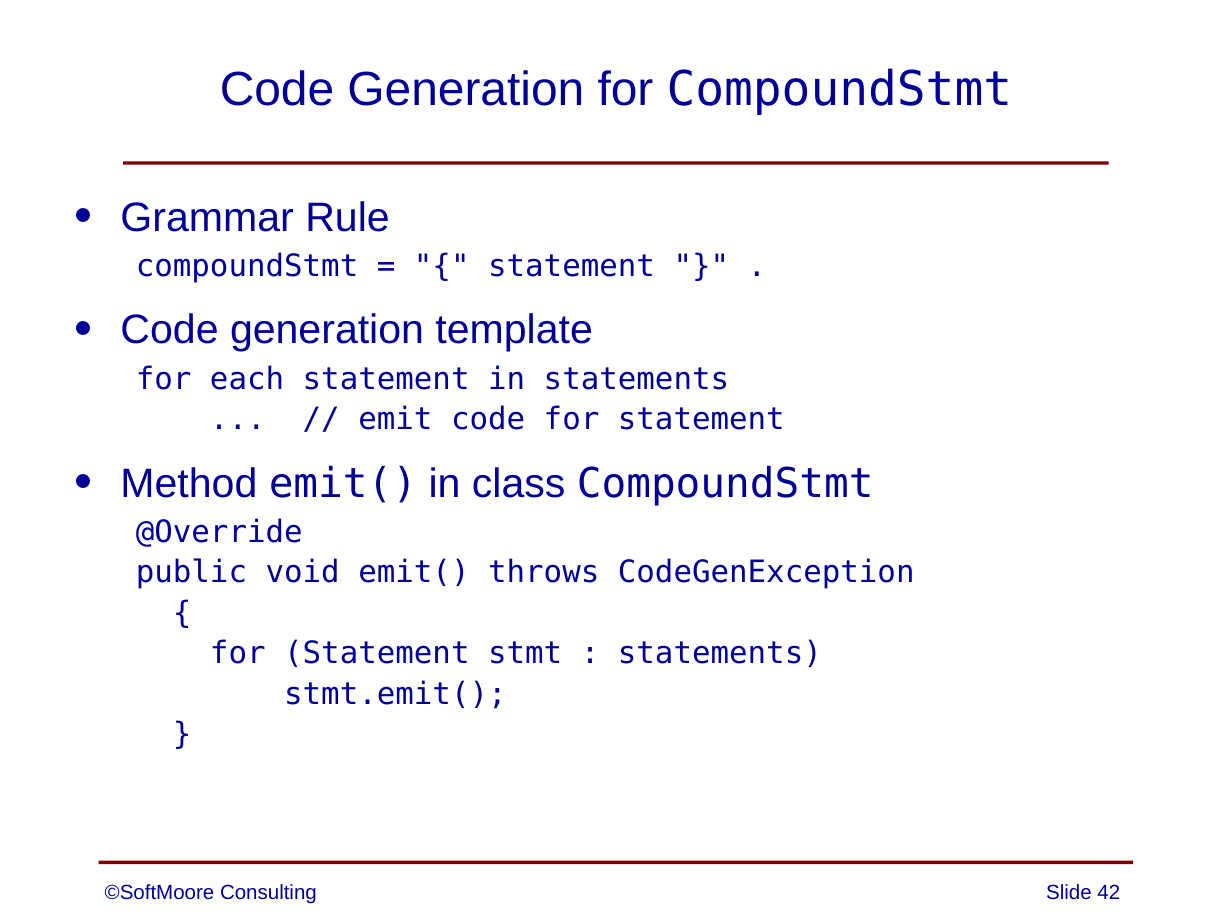
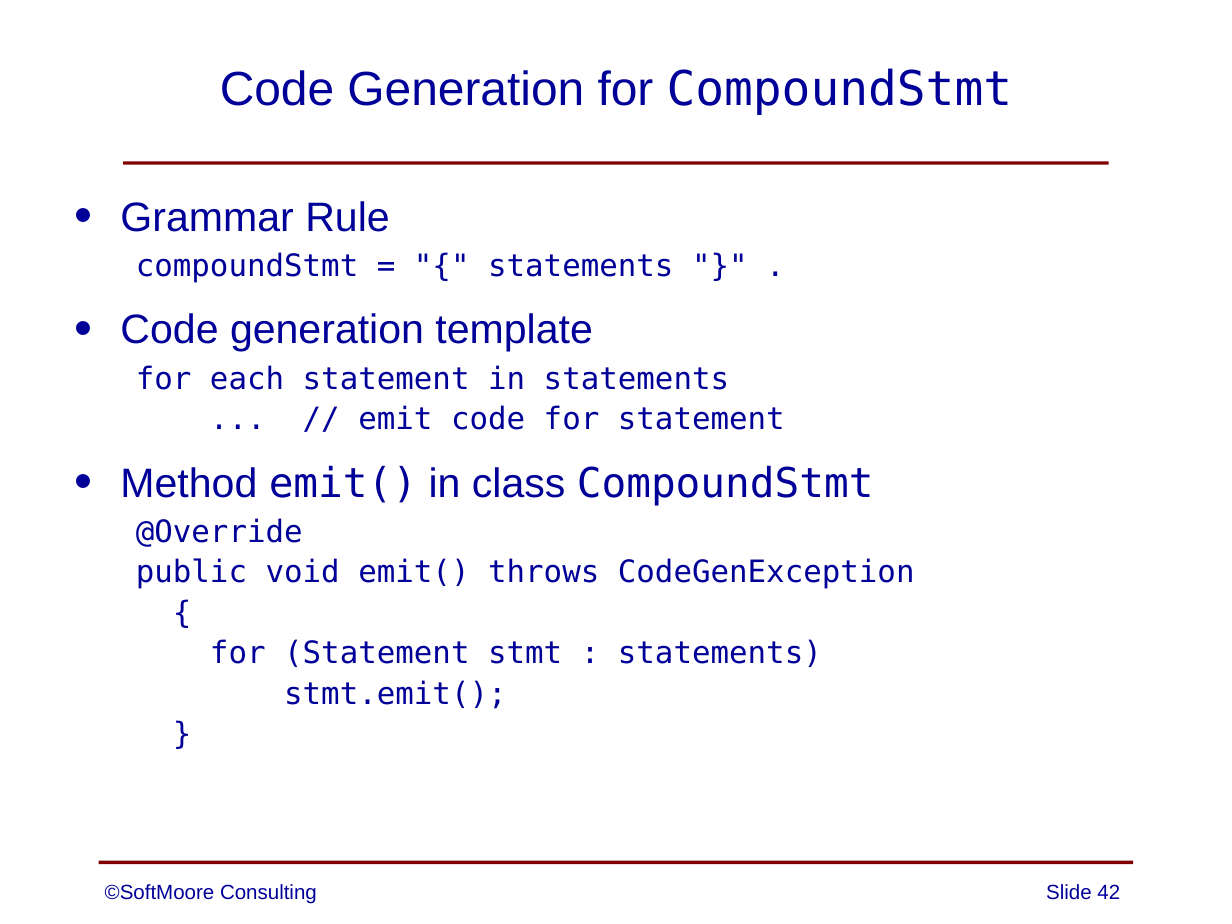
Before and after one commit to SoftMoore/CPRL-Java-3rd, a slide deck: slide 42 of PowerPoints/11 - Code Generation.pptx. Drawn at 1232x924 pixels with LibreOffice and Linux fonts; fonts in the diff are those of the drawing. Boxes give left, top, right and bottom in pixels: in the first picture for what was removed or moved away, otherwise in the second. Text is boxed around its words. In the diff, an @@ line names an element or a change of style, - is before the commit and + after.

Commit message:
minor change to one slide

```diff
--- a/PowerPoints/11 - Code Generation.pptx
+++ b/PowerPoints/11 - Code Generation.pptx
@@ text at bbox=[136, 252, 673, 283]: text changed @@
-  compoundStmt = "{" statement "}" .
+  compoundStmt = "{" statements "}" .
```
